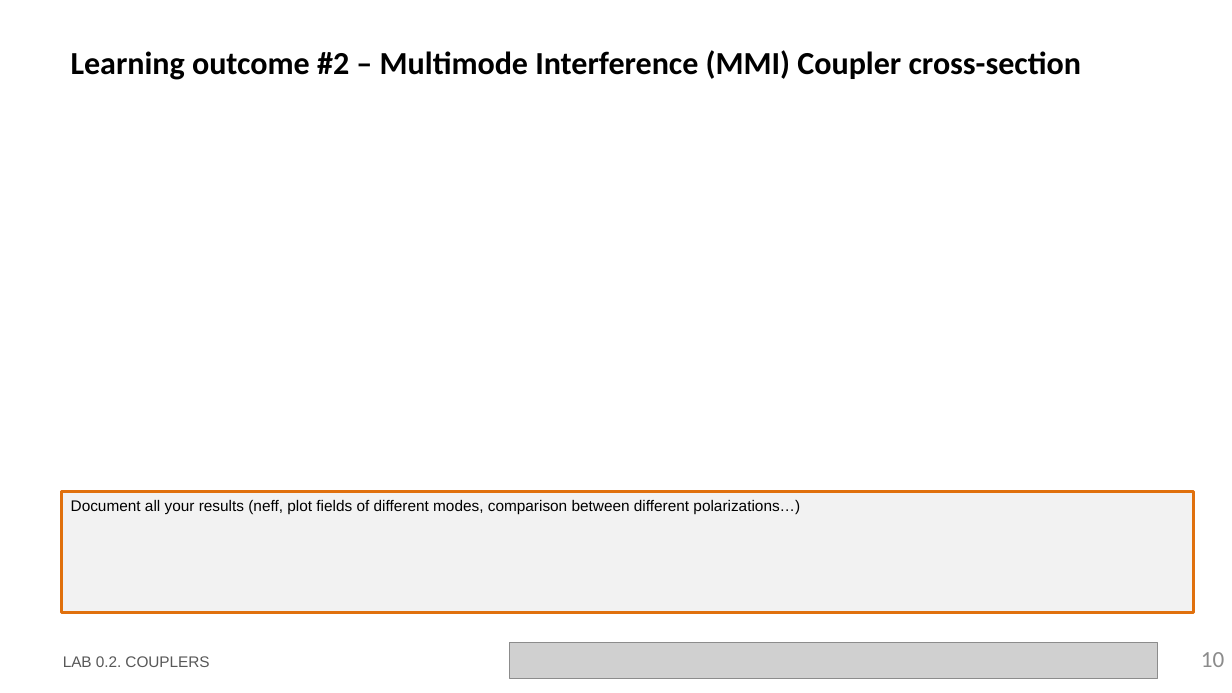
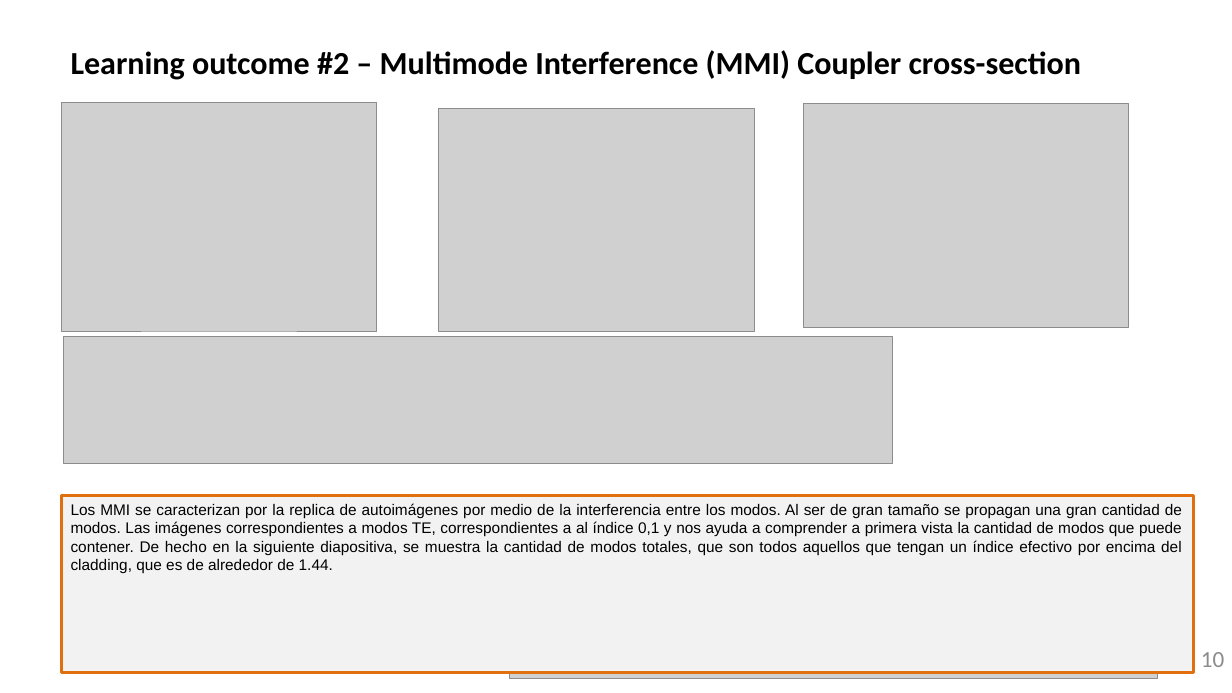
Before and after one commit to RobertoFernandezSevilla/pic-upv-lab0, a slide deck: slide 10 of LabBook_020.pptx. Drawn at 1232x693 pixels with LibreOffice and Linux fonts; fonts in the diff are those of the drawing; grey boxes stand for pictures; background and template pictures are left out. Boxes give left, top, right and bottom in pixels: in the first picture for what was removed or moved away, otherwise in the second. Text is boxed around its words. In the diff, an @@ line names an element or a change of style, - is before the commit and + after.

Commit message:
020 coupler casi terminado

```diff
--- a/LabBook_020.pptx
+++ b/LabBook_020.pptx
@@ picture added at (x1=61, y1=102, x2=376, y2=331) @@
@@ picture added at (x1=439, y1=108, x2=754, y2=331) @@
@@ picture added at (x1=804, y1=104, x2=1128, y2=328) @@
@@ picture added at (x1=64, y1=336, x2=893, y2=464) @@
@@ rectangle "Los MMI se caracterizan por ..." resized from (x1=62, y1=492, x2=1194, y2=613) to (x1=61, y1=495, x2=1193, y2=673) @@
@@ text in rectangle at (x1=71, y1=503, x2=1182, y2=573): text changed @@
-Document all your results (neff, plot fields of different modes, comparison between different polarizations…)
+Los MMI se caracterizan por la replica de autoimágenes por medio de la interferencia entre los modos. Al ser de gran tamaño se propagan una gran cantidad de modos. Las imágenes correspondientes a modos TE, correspondientes a al índice 0,1 y nos ayuda a comprender a primera vista la cantidad de modos que puede contener. De hecho en la siguiente diapositiva, se muestra la cantidad de modos totales, que son todos aquellos que tengan un índice efectivo por encima del cladding, que es de alrededor de 1.44.
```
Also in this commit, not shown: 3 slides added, 1 other file.
